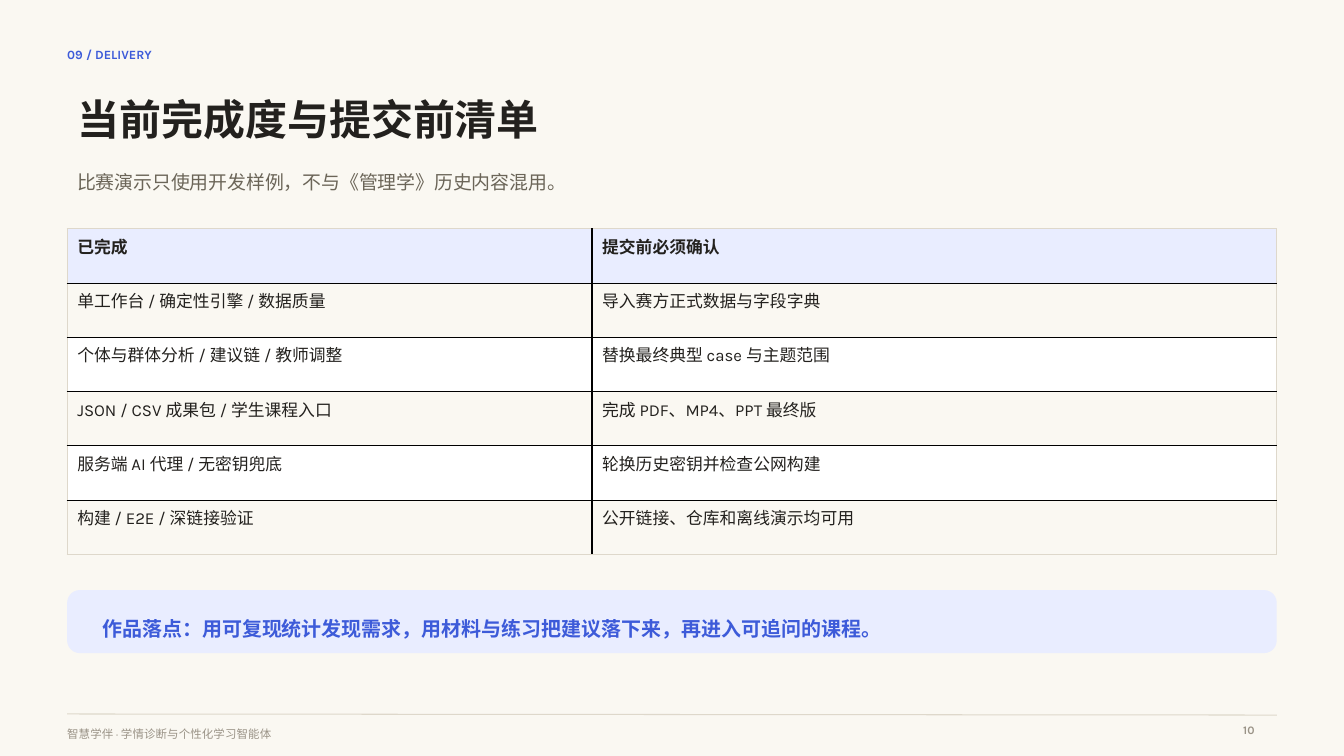
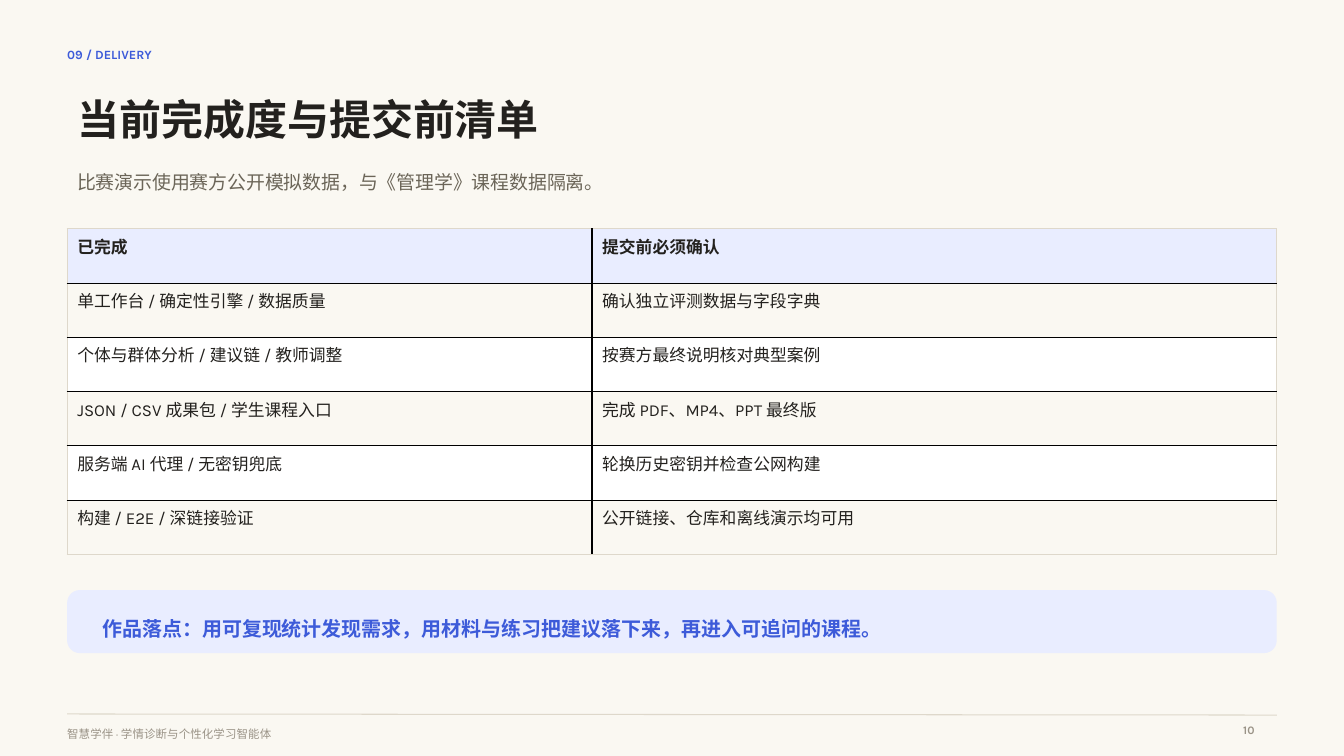
Before and after one commit to Cloud-Mars-ai/zhuxue-agent, a slide deck: slide 10 of docs/competition/deliverables/智慧学伴答辩PPT.pptx. Drawn at 1344x756 pixels with LibreOffice and Linux fonts; fonts in the diff are those of the drawing. Boxes give left, top, right and bottom in pixels: in the first picture for what was removed or moved away, otherwise in the second. Text is boxed around its words. In the diff, an @@ line names an element or a change of style, - is before the commit and + after.

```diff
--- a/docs/competition/deliverables/智慧学伴答辩PPT.pptx
+++ b/docs/competition/deliverables/智慧学伴答辩PPT.pptx
@@ text at (77, 173, 603, 191): text changed @@
-比赛演示只使用开发样例，不与《管理学》历史内容混用。
+比赛演示使用赛方公开模拟数据，与《管理学》课程数据隔离。
@@ table at (68, 229, 1277, 555) @@
-row 2, column 2: 导入赛方正式数据与字段字典
+row 2, column 2: 确认独立评测数据与字段字典
-row 3, column 2: 替换最终典型 case 与主题范围
+row 3, column 2: 按赛方最终说明核对典型案例
```
Also in this commit, not shown: 4 other slides changed, 23 other files.
